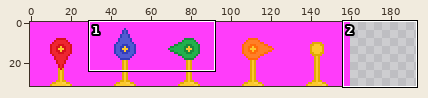
Sprite sheet, stored at images/tiles/graviswitch.png. Above: a wide view before the commit, with the close-up outlined.
Close-up. As it was:
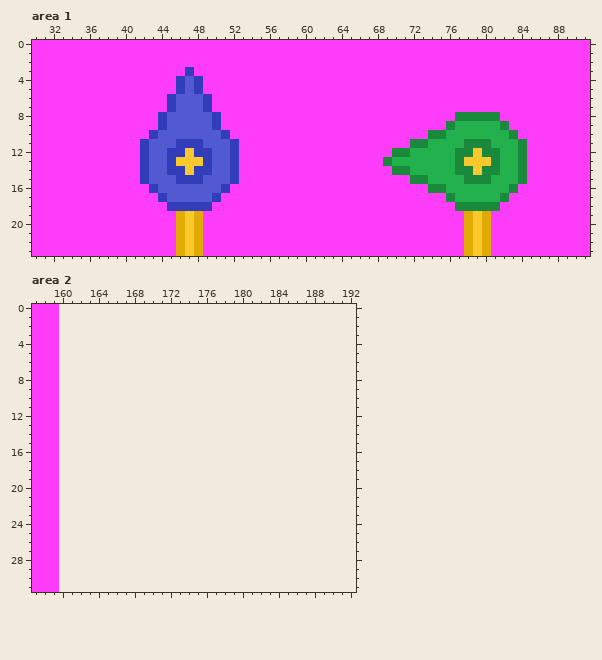
The file is 160x32 pixels. Shown: area 1: x 30..91, y 0..23; area 2: x 157..192, y 0..31. The old version is drawn lined up with the new one, on the new canvas.
New version:
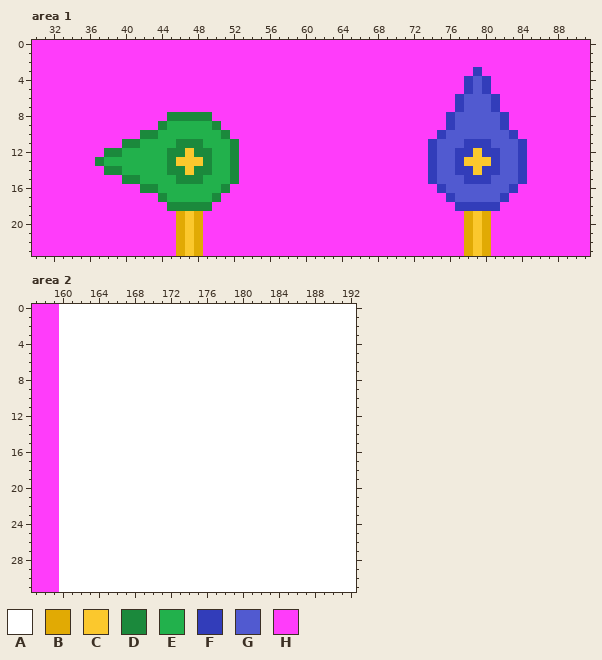
Palette (. is transparent): A #ffffff  B #e1aa04  C #fbc82d  D #1b893c  E #22b14c  F #323dba  G #515ad0  H #ff3cfa
What changed:
canvas 160x32 -> 193x32
--- area 1
@@ x 30..91 @@
  2 HHHHHHHHHHHHHHHHHHHHHHHHHHHHHHHHHHHHHHHHHHHHHHHHHHHHHHHHHHHHHH
- 3 HHHHHHHHHHHHHHHHHFHHHHHHHHHHHHHHHHHHHHHHHHHHHHHHHHHHHHHHHHHHHH
- 4 HHHHHHHHHHHHHHHHFGFHHHHHHHHHHHHHHHHHHHHHHHHHHHHHHHHHHHHHHHHHHH
- 5 HHHHHHHHHHHHHHHHFGFHHHHHHHHHHHHHHHHHHHHHHHHHHHHHHHHHHHHHHHHHHH
- 6 HHHHHHHHHHHHHHHFGGGFHHHHHHHHHHHHHHHHHHHHHHHHHHHHHHHHHHHHHHHHHH
- 7 HHHHHHHHHHHHHHHFGGGFHHHHHHHHHHHHHHHHHHHHHHHHHHHHHHHHHHHHHHHHHH
- 8 HHHHHHHHHHHHHHFGGGGGFHHHHHHHHHHHHHHHHHHHHHHHHHHDDDDDHHHHHHHHHH
- 9 HHHHHHHHHHHHHHFGGGGGFHHHHHHHHHHHHHHHHHHHHHHHHHDEEEEEDHHHHHHHHH
-10 HHHHHHHHHHHHHFGGGGGGGFHHHHHHHHHHHHHHHHHHHHHHDDEEEEEEEDHHHHHHHH
-11 HHHHHHHHHHHHFGGGFFFGGGFHHHHHHHHHHHHHHHHHHHDDEEEEDDDEEEDHHHHHHH
-12 HHHHHHHHHHHHFGGFFCFFGGFHHHHHHHHHHHHHHHHHDDEEEEEDDCDDEEDHHHHHHH
-13 HHHHHHHHHHHHFGGFCCCFGGFHHHHHHHHHHHHHHHHDEEEEEEEDCCCDEEDHHHHHHH
-14 HHHHHHHHHHHHFGGFFCFFGGFHHHHHHHHHHHHHHHHHDDEEEEEDDCDDEEDHHHHHHH
-15 HHHHHHHHHHHHFGGGFFFGGGFHHHHHHHHHHHHHHHHHHHDDEEEEDDDEEEDHHHHHHH
-16 HHHHHHHHHHHHHFGGGGGGGFHHHHHHHHHHHHHHHHHHHHHHDDEEEEEEEDHHHHHHHH
-17 HHHHHHHHHHHHHHFGGGGGFHHHHHHHHHHHHHHHHHHHHHHHHHDEEEEEDHHHHHHHHH
-18 HHHHHHHHHHHHHHHFFFFFHHHHHHHHHHHHHHHHHHHHHHHHHHHDDDDDHHHHHHHHHH
+ 3 HHHHHHHHHHHHHHHHHHHHHHHHHHHHHHHHHHHHHHHHHHHHHHHHHFHHHHHHHHHHHH
+ 4 HHHHHHHHHHHHHHHHHHHHHHHHHHHHHHHHHHHHHHHHHHHHHHHHFGFHHHHHHHHHHH
+ 5 HHHHHHHHHHHHHHHHHHHHHHHHHHHHHHHHHHHHHHHHHHHHHHHHFGFHHHHHHHHHHH
+ 6 HHHHHHHHHHHHHHHHHHHHHHHHHHHHHHHHHHHHHHHHHHHHHHHFGGGFHHHHHHHHHH
+ 7 HHHHHHHHHHHHHHHHHHHHHHHHHHHHHHHHHHHHHHHHHHHHHHHFGGGFHHHHHHHHHH
+ 8 HHHHHHHHHHHHHHHDDDDDHHHHHHHHHHHHHHHHHHHHHHHHHHFGGGGGFHHHHHHHHH
+ 9 HHHHHHHHHHHHHHDEEEEEDHHHHHHHHHHHHHHHHHHHHHHHHHFGGGGGFHHHHHHHHH
+10 HHHHHHHHHHHHDDEEEEEEEDHHHHHHHHHHHHHHHHHHHHHHHFGGGGGGGFHHHHHHHH
+11 HHHHHHHHHHDDEEEEDDDEEEDHHHHHHHHHHHHHHHHHHHHHFGGGFFFGGGFHHHHHHH
+12 HHHHHHHHDDEEEEEDDCDDEEDHHHHHHHHHHHHHHHHHHHHHFGGFFCFFGGFHHHHHHH
+13 HHHHHHHDEEEEEEEDCCCDEEDHHHHHHHHHHHHHHHHHHHHHFGGFCCCFGGFHHHHHHH
+14 HHHHHHHHDDEEEEEDDCDDEEDHHHHHHHHHHHHHHHHHHHHHFGGFFCFFGGFHHHHHHH
+15 HHHHHHHHHHDDEEEEDDDEEEDHHHHHHHHHHHHHHHHHHHHHFGGGFFFGGGFHHHHHHH
+16 HHHHHHHHHHHHDDEEEEEEEDHHHHHHHHHHHHHHHHHHHHHHHFGGGGGGGFHHHHHHHH
+17 HHHHHHHHHHHHHHDEEEEEDHHHHHHHHHHHHHHHHHHHHHHHHHFGGGGGFHHHHHHHHH
+18 HHHHHHHHHHHHHHHDDDDDHHHHHHHHHHHHHHHHHHHHHHHHHHHFFFFFHHHHHHHHHH
 19 HHHHHHHHHHHHHHHHBCBHHHHHHHHHHHHHHHHHHHHHHHHHHHHHBCBHHHHHHHHHHH
--- area 2
@@ x 157..192 @@
- 0 HHH.................................
- 1 HHH.................................
- 2 HHH.................................
- 3 HHH.................................
- 4 HHH.................................
- 5 HHH.................................
- 6 HHH.................................
- 7 HHH.................................
- 8 HHH.................................
- 9 HHH.................................
-10 HHH.................................
-11 HHH.................................
-12 HHH.................................
-13 HHH.................................
-14 HHH.................................
-15 HHH.................................
-16 HHH.................................
-17 HHH.................................
-18 HHH.................................
-19 HHH.................................
-20 HHH.................................
-21 HHH.................................
-22 HHH.................................
-23 HHH.................................
-24 HHH.................................
-25 HHH.................................
-26 HHH.................................
-27 HHH.................................
-28 HHH.................................
-29 HHH.................................
-30 HHH.................................
-31 HHH.................................
+ 0 HHHAAAAAAAAAAAAAAAAAAAAAAAAAAAAAAAAA
+ 1 HHHAAAAAAAAAAAAAAAAAAAAAAAAAAAAAAAAA
+ 2 HHHAAAAAAAAAAAAAAAAAAAAAAAAAAAAAAAAA
+ 3 HHHAAAAAAAAAAAAAAAAAAAAAAAAAAAAAAAAA
+ 4 HHHAAAAAAAAAAAAAAAAAAAAAAAAAAAAAAAAA
+ 5 HHHAAAAAAAAAAAAAAAAAAAAAAAAAAAAAAAAA
+ 6 HHHAAAAAAAAAAAAAAAAAAAAAAAAAAAAAAAAA
+ 7 HHHAAAAAAAAAAAAAAAAAAAAAAAAAAAAAAAAA
+ 8 HHHAAAAAAAAAAAAAAAAAAAAAAAAAAAAAAAAA
+ 9 HHHAAAAAAAAAAAAAAAAAAAAAAAAAAAAAAAAA
+10 HHHAAAAAAAAAAAAAAAAAAAAAAAAAAAAAAAAA
+11 HHHAAAAAAAAAAAAAAAAAAAAAAAAAAAAAAAAA
+12 HHHAAAAAAAAAAAAAAAAAAAAAAAAAAAAAAAAA
+13 HHHAAAAAAAAAAAAAAAAAAAAAAAAAAAAAAAAA
+14 HHHAAAAAAAAAAAAAAAAAAAAAAAAAAAAAAAAA
+15 HHHAAAAAAAAAAAAAAAAAAAAAAAAAAAAAAAAA
+16 HHHAAAAAAAAAAAAAAAAAAAAAAAAAAAAAAAAA
+17 HHHAAAAAAAAAAAAAAAAAAAAAAAAAAAAAAAAA
+18 HHHAAAAAAAAAAAAAAAAAAAAAAAAAAAAAAAAA
+19 HHHAAAAAAAAAAAAAAAAAAAAAAAAAAAAAAAAA
+20 HHHAAAAAAAAAAAAAAAAAAAAAAAAAAAAAAAAA
+21 HHHAAAAAAAAAAAAAAAAAAAAAAAAAAAAAAAAA
+22 HHHAAAAAAAAAAAAAAAAAAAAAAAAAAAAAAAAA
+23 HHHAAAAAAAAAAAAAAAAAAAAAAAAAAAAAAAAA
+24 HHHAAAAAAAAAAAAAAAAAAAAAAAAAAAAAAAAA
+25 HHHAAAAAAAAAAAAAAAAAAAAAAAAAAAAAAAAA
+26 HHHAAAAAAAAAAAAAAAAAAAAAAAAAAAAAAAAA
+27 HHHAAAAAAAAAAAAAAAAAAAAAAAAAAAAAAAAA
+28 HHHAAAAAAAAAAAAAAAAAAAAAAAAAAAAAAAAA
+29 HHHAAAAAAAAAAAAAAAAAAAAAAAAAAAAAAAAA
+30 HHHAAAAAAAAAAAAAAAAAAAAAAAAAAAAAAAAA
+31 HHHAAAAAAAAAAAAAAAAAAAAAAAAAAAAAAAAA
